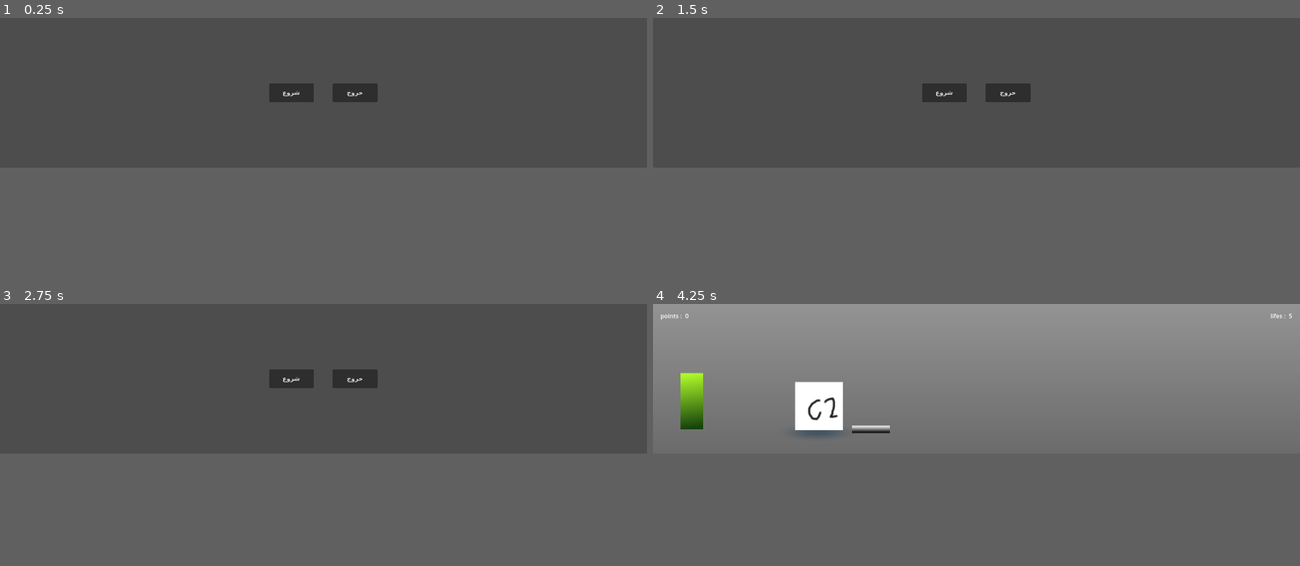
Above: before the commit, frames 1-4 (two rows, left to right).
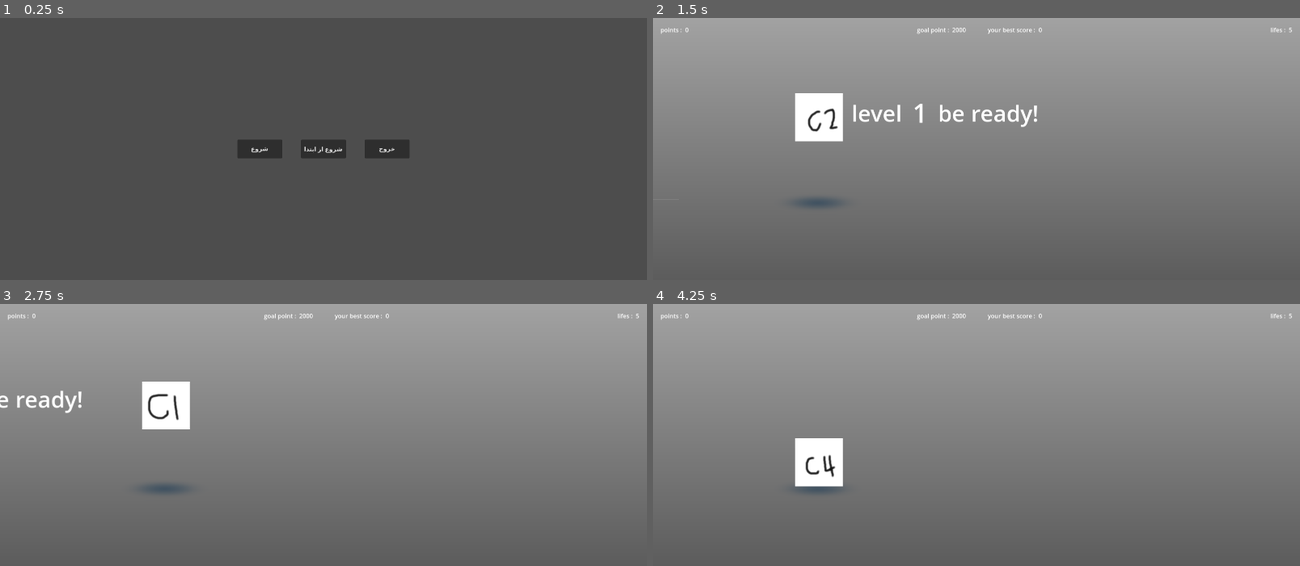
Above: after the commit, the same moments.

Repository: saeed-latifi/runner
Game: Godot game, scene res://scenes/main.tscn
Same seed, same stepped clock (60 frames per second), same inputs: the game is played once before the commit and once after it.
Inputs (mouse positions are in pixels of both pictures, inside the frame that each line leads up to):
- Up to frame 1 (0.25 s): no input
- Up to frame 2 (1.5 s): click (976, 93) at 0.5 s, where only the run after the commit has a clickable "شروع از ابتدا"; tap Enter (ui_accept) at 1.25 s; hold W (go_up) from 1.28 s (still down)
- Up to frame 3 (2.75 s): keep holding W (go_up); tap Enter (ui_accept) at 1.52, 2.27 s
- Up to frame 4 (4.25 s): release W (go_up) at 2.78 s; hold S (go_down) 2.78-3.5 s; click (944, 379) at 3.5 s, where only the run before the commit has a clickable "شروع"
In our replay, the window is 800x185 before the commit and 800x324 after it. These sizes can differ from the game's own. Grey fills any space a smaller window leaves; there, only what the larger window draws over its background counts as a difference.

The runs differ from the first frame. In frame 1, 2.3% of the frame differs, in the area x 36-64%, y 25-54%; in frame 2, 59%, in the area x 0-100%, y 0-72%; in frame 3, 59%; in frame 4, 8.6%.
Error before the commit: Attempt to call function 'make_dir' in base 'null instance' on a null instance. (res://scripts/settingLoader.gd:15)

Commit message:
save and load

Diff:
--- /dev/null
+++ b/component/be_ready.tscn
@@ -0,0 +1,55 @@
+[gd_scene load_steps=4 format=3 uid="uid://cfculfl4nugr7"]
+
+[ext_resource type="Script" path="res://scripts/be_ready.gd" id="1_ch003"]
+
+[sub_resource type="Gradient" id="Gradient_bt2ph"]
+
+[sub_resource type="GradientTexture2D" id="GradientTexture2D_03ast"]
+gradient = SubResource("Gradient_bt2ph")
+width = 100
+height = 2
+fill_from = Vector2(0, 0.978632)
+fill_to = Vector2(0, 0)
+
+[node name="be_ready" type="Node2D"]
+script = ExtResource("1_ch003")
+
+[node name="HBoxContainer" type="HBoxContainer" parent="."]
+anchors_preset = 8
+anchor_left = 0.5
+anchor_top = 0.5
+anchor_right = 0.5
+anchor_bottom = 0.5
+offset_left = 510.0
+offset_top = -281.0
+offset_right = 1012.0
+offset_bottom = -182.0
+grow_horizontal = 2
+grow_vertical = 2
+alignment = 1
+
+[node name="Label2" type="Label" parent="HBoxContainer"]
+layout_mode = 2
+theme_override_font_sizes/font_size = 60
+text = "level"
+
+[node name="HSplitContainer2" type="HSplitContainer" parent="HBoxContainer"]
+custom_minimum_size = Vector2(20, 0)
+layout_mode = 2
+
+[node name="level" type="Label" parent="HBoxContainer"]
+layout_mode = 2
+theme_override_font_sizes/font_size = 70
+text = "1"
+
+[node name="HSplitContainer" type="HSplitContainer" parent="HBoxContainer"]
+custom_minimum_size = Vector2(20, 0)
+layout_mode = 2
+
+[node name="Label" type="Label" parent="HBoxContainer"]
+layout_mode = 2
+theme_override_font_sizes/font_size = 60
+text = "be ready!"
+
+[node name="Sprite2D" type="Sprite2D" parent="."]
+texture = SubResource("GradientTexture2D_03ast")
--- a/component/line.tscn
+++ b/component/line.tscn
@@ -1,28 +1,16 @@
-[gd_scene load_steps=6 format=3 uid="uid://dwjjg7pi1dc46"]
+[gd_scene load_steps=4 format=3 uid="uid://dwjjg7pi1dc46"]
 
 [ext_resource type="Script" path="res://scripts/line.gd" id="1_lu1n3"]
-[ext_resource type="PackedScene" uid="uid://d4lj0pbsqo6y4" path="res://component/obstacles/obstacle_bush.tscn" id="3_n5s5o"]
+[ext_resource type="PackedScene" uid="uid://cfculfl4nugr7" path="res://component/be_ready.tscn" id="3_1fcc0"]
 [ext_resource type="PackedScene" uid="uid://bdkpu6o088rnw" path="res://component/line_detector.tscn" id="3_twuy3"]
-
-[sub_resource type="Gradient" id="Gradient_bt2ph"]
-
-[sub_resource type="GradientTexture2D" id="GradientTexture2D_wnvww"]
-gradient = SubResource("Gradient_bt2ph")
-width = 100
-height = 20
-fill_from = Vector2(0, 0.978632)
-fill_to = Vector2(0, 0)
 
 [node name="line" type="Node2D"]
 process_mode = 1
 script = ExtResource("1_lu1n3")
 
-[node name="Sprite2D" type="Sprite2D" parent="."]
-texture = SubResource("GradientTexture2D_wnvww")
-
 [node name="killer" parent="." instance=ExtResource("3_twuy3")]
 position = Vector2(-1100, 0)
 
-[node name="obstacle_wall" parent="." instance=ExtResource("3_n5s5o")]
+[node name="be_ready" parent="." instance=ExtResource("3_1fcc0")]
 
 [connection signal="area_entered" from="killer" to="." method="_on_killer_area_entered"]
--- a/component/ui/hud.tscn
+++ b/component/ui/hud.tscn
@@ -35,6 +35,28 @@
 layout_mode = 2
 size_flags_horizontal = 3
 
+[node name="goal_label" type="Label" parent="MarginContainer/VBoxContainer/HBoxContainer"]
+layout_mode = 2
+text = "goal point : "
+
+[node name="goal_value" type="Label" parent="MarginContainer/VBoxContainer/HBoxContainer"]
+layout_mode = 2
+
+[node name="HSplitContainer3" type="HSplitContainer" parent="MarginContainer/VBoxContainer/HBoxContainer"]
+custom_minimum_size = Vector2(50, 0)
+layout_mode = 2
+
+[node name="best_labe" type="Label" parent="MarginContainer/VBoxContainer/HBoxContainer"]
+layout_mode = 2
+text = "your best score : "
+
+[node name="best_value" type="Label" parent="MarginContainer/VBoxContainer/HBoxContainer"]
+layout_mode = 2
+
+[node name="HSplitContainer2" type="HSplitContainer" parent="MarginContainer/VBoxContainer/HBoxContainer"]
+layout_mode = 2
+size_flags_horizontal = 3
+
 [node name="life_label" type="Label" parent="MarginContainer/VBoxContainer/HBoxContainer"]
 layout_mode = 2
 text = "lifes : "
--- a/component/ui/win.tscn
+++ b/component/ui/win.tscn
@@ -52,7 +52,7 @@
 [node name="re_start" type="Button" parent="VBoxContainer2/VBoxContainer"]
 custom_minimum_size = Vector2(100, 0)
 layout_mode = 2
-text = "play again
+text = "next level
 "
 
 [connection signal="pressed" from="VBoxContainer2/VBoxContainer/main" to="." method="_on_main_pressed"]
--- a/project.godot
+++ b/project.godot
@@ -17,13 +17,12 @@
 
 [autoload]
 
-SettingLoader="*res://scripts/settingLoader.gd"
 SceneInfo="*res://scripts/scene_info.gd"
 
 [display]
 
 window/size/viewport_width=1728
-window/size/viewport_height=400
+window/size/viewport_height=700
 window/stretch/mode="viewport"
 window/stretch/aspect="expand"
 
--- a/scenes/main.tscn
+++ b/scenes/main.tscn
@@ -1,7 +1,6 @@
-[gd_scene load_steps=3 format=3 uid="uid://dbprhhywwqkqv"]
+[gd_scene load_steps=2 format=3 uid="uid://dbprhhywwqkqv"]
 
 [ext_resource type="Script" path="res://scripts/main.gd" id="1_jy3yw"]
-[ext_resource type="Texture2D" uid="uid://7xkxn6v838hm" path="res://assets/art-works/menu-bg.jpg" id="2_slq6k"]
 
 [node name="Node2D" type="Control"]
 process_mode = 3
@@ -14,17 +13,6 @@
 size_flags_horizontal = 4
 size_flags_vertical = 4
 script = ExtResource("1_jy3yw")
-
-[node name="TextureRect" type="TextureRect" parent="."]
-visible = false
-layout_mode = 1
-anchors_preset = 15
-anchor_right = 1.0
-anchor_bottom = 1.0
-grow_horizontal = 2
-grow_vertical = 2
-texture = ExtResource("2_slq6k")
-stretch_mode = 6
 
 [node name="BoxContainer" type="BoxContainer" parent="."]
 layout_mode = 1
@@ -41,18 +29,6 @@
 theme_override_constants/separation = 50
 alignment = 1
 
-[node name="Button" type="Button" parent="BoxContainer/VBoxContainer"]
-visible = false
-layout_mode = 2
-text = "on load
-"
-
-[node name="ColorRect" type="ColorRect" parent="BoxContainer/VBoxContainer"]
-visible = false
-custom_minimum_size = Vector2(70, 20)
-layout_mode = 2
-color = Color(0.317647, 0.529412, 0.886275, 1)
-
 [node name="HBoxContainer" type="HBoxContainer" parent="BoxContainer/VBoxContainer"]
 layout_mode = 2
 theme_override_constants/separation = 50
@@ -63,50 +39,16 @@
 layout_mode = 2
 text = "شروع"
 
+[node name="re_start" type="Button" parent="BoxContainer/VBoxContainer/HBoxContainer"]
+custom_minimum_size = Vector2(120, 50)
+layout_mode = 2
+text = "شروع از ابتدا"
+
 [node name="exit" type="Button" parent="BoxContainer/VBoxContainer/HBoxContainer"]
 custom_minimum_size = Vector2(120, 50)
 layout_mode = 2
 text = "خروج"
 
-[node name="ColorRect2" type="ColorRect" parent="BoxContainer/VBoxContainer"]
-visible = false
-custom_minimum_size = Vector2(0, 20)
-layout_mode = 2
-color = Color(0.890196, 0.380392, 0.176471, 1)
-
-[node name="TextEdit" type="TextEdit" parent="BoxContainer/VBoxContainer"]
-visible = false
-clip_contents = true
-custom_minimum_size = Vector2(200, 50)
-layout_mode = 2
-size_flags_horizontal = 4
-placeholder_text = "please enter here :"
-
-[node name="HBoxContainer2" type="HBoxContainer" parent="BoxContainer/VBoxContainer"]
-visible = false
-layout_mode = 2
-theme_override_constants/separation = 50
-alignment = 1
-
-[node name="loaded" type="Label" parent="BoxContainer/VBoxContainer/HBoxContainer2"]
-layout_mode = 2
-text = "loaded"
-
-[node name="load" type="Button" parent="BoxContainer/VBoxContainer/HBoxContainer2"]
-custom_minimum_size = Vector2(120, 0)
-layout_mode = 2
-text = "load"
-
-[node name="save" type="Button" parent="BoxContainer/VBoxContainer/HBoxContainer2"]
-custom_minimum_size = Vector2(120, 50)
-layout_mode = 2
-text = "save"
-
-[node name="saved" type="Label" parent="BoxContainer/VBoxContainer/HBoxContainer2"]
-layout_mode = 2
-text = "saved"
-
 [connection signal="pressed" from="BoxContainer/VBoxContainer/HBoxContainer/start" to="." method="_on_start_pressed"]
+[connection signal="pressed" from="BoxContainer/VBoxContainer/HBoxContainer/re_start" to="." method="_on_re_start_pressed"]
 [connection signal="pressed" from="BoxContainer/VBoxContainer/HBoxContainer/exit" to="." method="_on_exit_pressed"]
-[connection signal="pressed" from="BoxContainer/VBoxContainer/HBoxContainer2/load" to="." method="_on_load_pressed"]
-[connection signal="pressed" from="BoxContainer/VBoxContainer/HBoxContainer2/save" to="." method="_on_save_pressed"]
--- /dev/null
+++ b/scripts/be_ready.gd
@@ -0,0 +1,11 @@
+extends Node2D
+
+@onready var xlevel = $HBoxContainer/level
+
+func _ready():
+	xlevel.text = "%s" % [SceneInfo.game_progress.level]
+
+func _process(_delta):
+	position -= Vector2(SceneInfo.scene_speed,0)
+	if position.x < -2000:
+		queue_free()
--- a/scripts/character.gd
+++ b/scripts/character.gd
@@ -26,12 +26,12 @@
 func _on_detector_area_entered(area):
 	if ("line" in area) and (SceneInfo.platform_current_line == area.line):
 		if area.is_in_group("point"):
-			print("point")
+			#print("point")
 			SceneInfo.points += area.point
 			SceneInfo.coin_count -= 1
 			area.queue_free()
 
 		if area.is_in_group("obstacle"):
-			print("obstacle")
+			#print("obstacle")
 			SceneInfo.life -= 1
 			SceneInfo.scene_speed = SceneInfo.scene_base_speed
--- a/scripts/hud.gd
+++ b/scripts/hud.gd
@@ -1,8 +1,13 @@
 extends CanvasLayer
 
 @onready var points = $MarginContainer/VBoxContainer/HBoxContainer/point_value
-@onready var life  = $MarginContainer/VBoxContainer/HBoxContainer/life_value
+@onready var life   = $MarginContainer/VBoxContainer/HBoxContainer/life_value
+@onready var goal   = $MarginContainer/VBoxContainer/HBoxContainer/goal_value
+@onready var best   = $MarginContainer/VBoxContainer/HBoxContainer/best_value
 
-func _process(delta):
+
+func _process(_delta):
 	points.text = "%s" % [SceneInfo.points]
-	life.text = "%s" % [SceneInfo.life]
+	life.text   = "%s" % [SceneInfo.life]
+	goal.text   = "%s" % [SceneInfo.goal_point]
+	best.text   = "%s" % [SceneInfo.game_progress.best_score]
--- a/scripts/level.gd
+++ b/scripts/level.gd
@@ -2,17 +2,17 @@
 
 var is_paused
 
-@onready var line = $line
-@onready var floor = $floor
+@onready var xline = $line
+@onready var xfloor = $floor
 
 func _ready():
+	SceneInfo.on_new_scene()
 	is_paused = SceneInfo.is_paused
-	print("is_paused " ,is_paused)
-	line.get_tree().paused = SceneInfo.is_paused
-	floor.get_tree().paused = SceneInfo.is_paused
+	xline.get_tree().paused = SceneInfo.is_paused
+	xfloor.get_tree().paused = SceneInfo.is_paused
 
-func _process(delta):
+func _process(_delta):
 	if is_paused != SceneInfo.is_paused:
 		is_paused = SceneInfo.is_paused
-		line.get_tree().paused = SceneInfo.is_paused
-		floor.get_tree().paused = SceneInfo.is_paused
+		xline.get_tree().paused = SceneInfo.is_paused
+		xfloor.get_tree().paused = SceneInfo.is_paused
--- a/scripts/lose_menu.gd
+++ b/scripts/lose_menu.gd
@@ -3,7 +3,7 @@
 var main_menu = "res://scenes/main.tscn"
 var first_level = "res://scenes/levels/first_level.tscn"
 
-func _process(delta):
+func _process(_delta):
 	if SceneInfo.is_lose:
 		visible = true
 		SceneInfo.is_paused = true
--- a/scripts/main.gd
+++ b/scripts/main.gd
@@ -1,26 +1,23 @@
 extends Node
 
-var first_level = "res://scenes/levels/first_level.tscn"
+@onready var game_progress = SceneInfo.game_progress
 
-@onready var settings_data = SettingLoader.settings_data
-@onready var loaded_value  = $BoxContainer/VBoxContainer/HBoxContainer2/loaded
-@onready var saved_value   = $BoxContainer/VBoxContainer/HBoxContainer2/saved
-@onready var new_Text      = $BoxContainer/VBoxContainer/TextEdit
+const first_level = "res://scenes/levels/first_level.tscn"
 
 func _ready():
 	SceneInfo.on_new_scene()
 
+
 func _on_start_pressed():
 	get_tree().change_scene_to_file(first_level)
+
 
 func _on_exit_pressed():
 	get_tree().quit()
 
-func _on_load_pressed():
-	SettingLoader.load_settings()
-	loaded_value.text = "%s" % [settings_data.base]
 
-func _on_save_pressed():
-	settings_data.base = new_Text.text
-	SettingLoader.save_settings()
-	saved_value.text = "%s" % [settings_data.base]
+func _on_re_start_pressed():
+	SceneInfo.game_progress = SceneInfo.DEFAULT_GAME_PROGRESS
+	SceneInfo.save_progress()
+	SceneInfo.load_progress()
+	get_tree().change_scene_to_file(first_level)
--- a/scripts/pause_menu.gd
+++ b/scripts/pause_menu.gd
@@ -2,7 +2,7 @@
 
 var main_menu = "res://scenes/main.tscn"
 
-func _process(delta):
+func _process(_delta):
 	if Input.is_action_just_pressed("menu"):
 		if not (SceneInfo.is_win or SceneInfo.is_lose):
 			visible = !visible
--- a/scripts/scene_info.gd
+++ b/scripts/scene_info.gd
@@ -1,4 +1,5 @@
 extends Node
+
 
 # play info
 var is_paused = false
@@ -34,22 +35,62 @@
 var scene_speed_ratio := 1.0
 var scene_accelerationl_ratio := 0.5
 
+#saving info
+const PROJECT_DIRECTORY := "user://"
+const SAVED_GAME_PROGRESS_FILE_PATH := PROJECT_DIRECTORY + "game_progress.gor"
+const DEFAULT_GAME_PROGRESS = {
+	"level": 1,
+	"best_score": 0,
+}
+var game_progress: Dictionary
 
-#scene time spawner line slope calc
-# Y = -(0.025) * X + 1.2
+
+func _ready():
+	#if not DirAccess.dir_exists_absolute(PROJECT_DIRECTORY):
+	#	var dir_access = DirAccess.open("user://")
+	#	dir_access.make_dir("runner")
+	load_progress()
+
+
 
 func _process(delta):
 	if scene_speed < scene_max_speed:
 		scene_speed += delta * scene_accelerationl_ratio
 
+	#scene time spawner line slope calc
+	# Y = -(0.025) * X + 1.2
 	scene_speed_ratio = (-(0.025) * scene_speed) + 1.2
 	#print("scene_speed_ratio ",scene_speed_ratio , " ",delta)
 
+	# on lose
 	if life <= 0:
 		is_lose = true
 
+	# on win
 	if points >= goal_point:
 		is_win = true
+		game_progress.level += 1
+		game_progress.best_score += points
+		goal_point = (game_progress.level * 1000) +1000
+		points = 0
+		save_progress()
+
+
+func save_progress() -> void:
+	var progress_file =  FileAccess.open(SAVED_GAME_PROGRESS_FILE_PATH,FileAccess.WRITE)
+	progress_file.store_var(game_progress)
+	progress_file.close()
+
+
+func load_progress() -> void:
+	if not FileAccess.file_exists(SAVED_GAME_PROGRESS_FILE_PATH):
+		game_progress = DEFAULT_GAME_PROGRESS
+		save_progress()
+
+	var progress_file =  FileAccess.open(SAVED_GAME_PROGRESS_FILE_PATH,FileAccess.READ)
+	game_progress = progress_file.get_var()
+	progress_file.close()
+	goal_point = (game_progress.level * 1000) +1000
 
 
 func on_go_up(current_position):
@@ -83,9 +124,10 @@
 	is_win = false
 	is_lose = false
 	coin_count = 0
-	obstacle_count = 0
-	character_state = character_states.runing
+	obstacle_count  = 0
 	points = 0
 	life  = 5
+	platform_state = platform_states.idle
+	character_state = character_states.runing
 	platform_current_line = platform_lines.bottom
 	scene_speed = scene_base_speed
--- a/scripts/settingLoader.gd
+++ /dev/null
@@ -1,30 +0,0 @@
-extends Node2D
-
-const PROJECT_DIRECTORY := "C:/runner"
-const SAVED_SETTINGS_FILE_Path := PROJECT_DIRECTORY + "/saved_settings.txt"
-var settings_data: Dictionary
-
-const DEFAULT_SETTINGS = {
-	"base": 1,
-	"active": false,
-}
-
-func _ready():
-	if not DirAccess.dir_exists_absolute(PROJECT_DIRECTORY):
-		var dir_access = DirAccess.open("C:/")
-		dir_access.make_dir("runner")
-	load_settings()
-
-func save_settings() -> void:
-	var setting_file =  FileAccess.open(SAVED_SETTINGS_FILE_Path,FileAccess.WRITE)
-	setting_file.store_var(settings_data)
-	setting_file.close()
-
-func load_settings() -> void:
-	if not FileAccess.file_exists(SAVED_SETTINGS_FILE_Path):
-		settings_data = DEFAULT_SETTINGS
-		save_settings()
-
-	var setting_file =  FileAccess.open(SAVED_SETTINGS_FILE_Path,FileAccess.READ)
-	settings_data = setting_file.get_var()
-	setting_file.close()
--- a/scripts/win_menu.gd
+++ b/scripts/win_menu.gd
@@ -3,7 +3,7 @@
 var main_menu = "res://scenes/main.tscn"
 var first_level = "res://scenes/levels/first_level.tscn"
 
-func _process(delta):
+func _process(_delta):
 	if SceneInfo.is_win:
 		visible = true
 		SceneInfo.is_paused = true
@@ -17,4 +17,4 @@
 
 func _on_re_start_pressed():
 	SceneInfo.on_new_scene()
-	get_tree().change_scene_to_file(first_level)
+	get_tree().reload_current_scene()
Not shown, changed: export_presets.cfg
